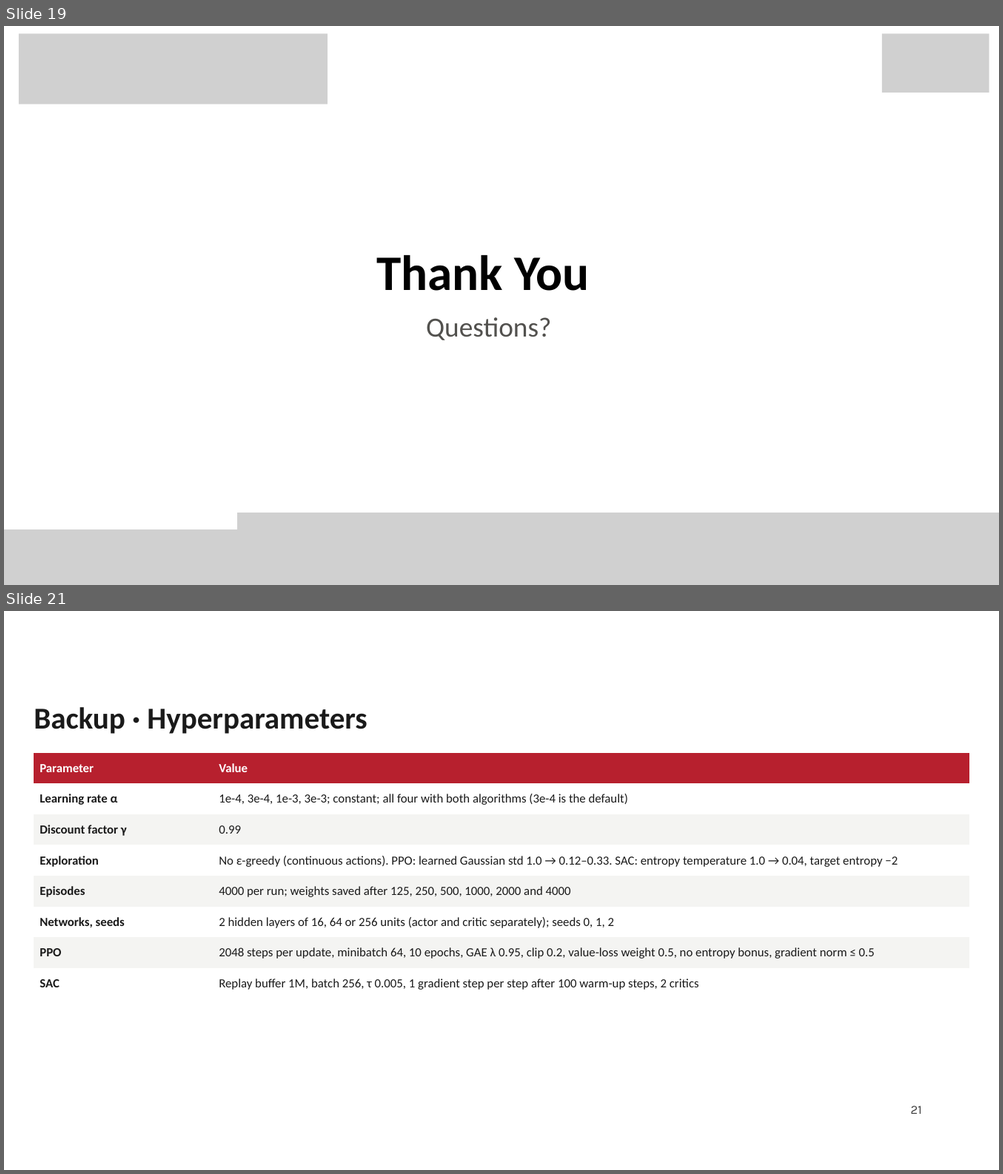
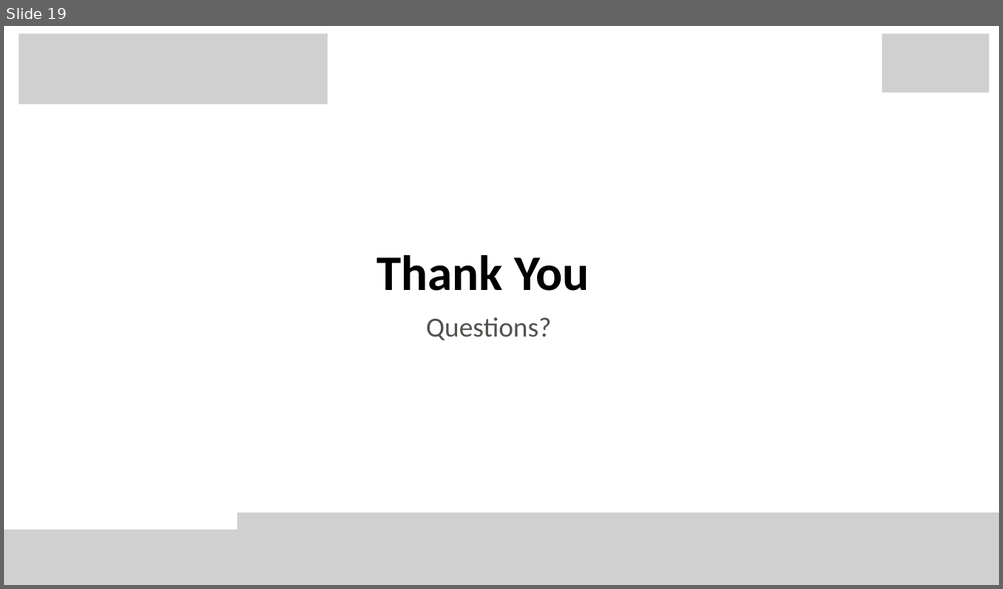
Before and after one commit to dark756/RL-IA, a slide deck: submit/LAB CA-Presentation.pptx. Shown one above the other, each under a label of ours: slides 19 and 21 before the commit, slide 19 after it; the slides between them are not shown. The pictures are 1003x1174 and 1003x589 pixels, drawn with LibreOffice and Linux fonts; fonts in the diff are those of the drawing; grey boxes stand for pictures; background and template pictures are left out. Boxes give left, top, right and bottom in pixels: in the first picture for what was removed or moved away, otherwise in the second. Text is boxed around its words. In the diff, an @@ line names an element or a change of style, - is before the commit and + after.

```diff
--- a/submit/LAB CA-Presentation.pptx
+++ b/submit/LAB CA-Presentation.pptx
@@ slide 21 removed at (x1=4, y1=611, x2=999, y2=1170), background #FFFFFF @@
@@ title removed at (x1=34, y1=707, x2=367, y2=734) @@
-Backup · Hyperparameters
@@ table removed at (x1=34, y1=753, x2=969, y2=999), 8 rows, 2 columns @@
-Parameter | Value
-Learning rate α | 1e-4, 3e-4, 1e-3, 3e-3; constant; all four with both algorithms (3e-4 is the default)
-Discount factor γ | 0.99
-Exploration | No ε-greedy (continuous actions). PPO: learned Gaussian std 1.0 → 0.12–0.33. SAC: entropy temperature 1.0 → 0.04, target entropy −2
-Episodes | 4000 per run; weights saved after 125, 250, 500, 1000, 2000 and 4000
-Networks, seeds | 2 hidden layers of 16, 64 or 256 units (actor and critic separately); seeds 0, 1, 2
-PPO | 2048 steps per update, minibatch 64, 10 epochs, GAE λ 0.95, clip 0.2, value-loss weight 0.5, no entropy bonus, gradient norm ≤ 0.5
-SAC | Replay buffer 1M, batch 256, τ 0.005, 1 gradient step per step after 100 warm-up steps, 2 critics
@@ page number removed at (x1=910, y1=1106, x2=922, y2=1114) @@
-21
```
Also in this commit, not shown: 8 slides changed, 1 other slide removed, 5 other files.
